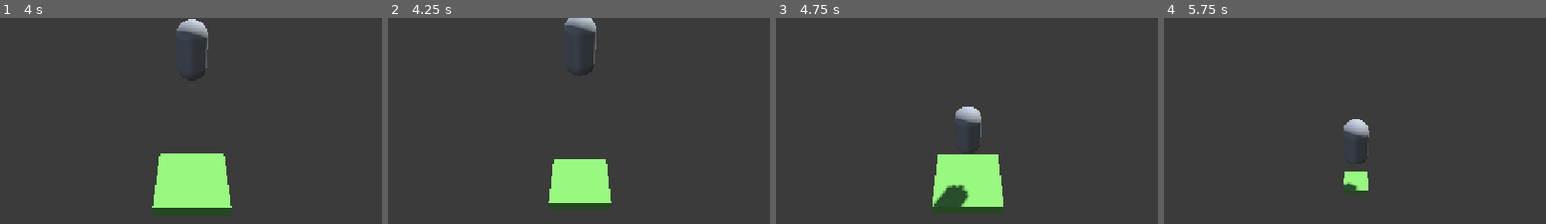
Above: before the commit, frames 1-4 (left to right).
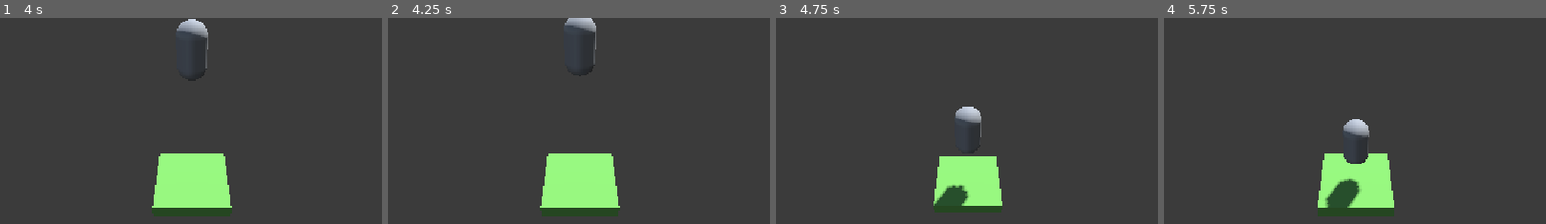
Above: after the commit, the same moments.

Repository: ChristiannYa/sky-pogo
Game: Godot game, scene res://scenes/game/game.tscn
Same seed, same stepped clock (60 frames per second), same inputs: the game is played once before the commit and once after it. A sky picture missing from this copy of the repository is replaced by a grey-blue gradient.
Inputs:
- Up to frame 1 (4 s): no input
- Up to frame 2 (4.25 s): no input
- Up to frame 3 (4.75 s): no input
- Up to frame 4 (5.75 s): no input
The pictures show only the part of the screen within x 25-75%, y 30-80%; the shares and areas given below are measured in that part.

Frame 1 is identical in both runs. In frame 2, 2.4% of the frame differs, in the area x 39-61%, y 65-97%; in frame 3, 0.5%; in frame 4, 4.4%, in the area x 40-61%, y 65-97%.

Commit message:
08-platform-hit

Diff:
--- a/scenes/platform/platform.gd
+++ b/scenes/platform/platform.gd
@@ -1,7 +1,13 @@
 extends Node3D
 
 
+@export var wait_time = 4.0
+
 @onready var animation_player: AnimationPlayer = $AnimationPlayer
+@onready var timer: Timer = $Timer
+
+
+var _is_hit = false
 
 
 func _on_timer_timeout():
@@ -9,3 +15,8 @@
 
 func _on_animation_player_animation_finished(anim_name: StringName) -> void:
 	if anim_name == "vanish": queue_free()
+
+func _on_area_3d_body_entered(body: Node3D) -> void:
+	if body is Player and not _is_hit:
+		_is_hit = true
+		timer.start(wait_time * randf_range(0.75, 1.2))
--- a/scenes/platform/platform.tscn
+++ b/scenes/platform/platform.tscn
@@ -50,6 +50,10 @@
 &"vanish": SubResource("Animation_7j252")
 }
 
+[sub_resource type="CylinderShape3D" id="CylinderShape3D_ijv05"]
+height = 0.3
+radius = 1.4
+
 [node name="Platform" type="Node3D" unique_id=1091446454]
 script = ExtResource("1_8pv2r")
 
@@ -64,10 +68,16 @@
 [node name="Timer" type="Timer" parent="." unique_id=1753586983]
 wait_time = 4.0
 one_shot = true
-autostart = true
 
 [node name="AnimationPlayer" type="AnimationPlayer" parent="." unique_id=1481406506]
 libraries/ = SubResource("AnimationLibrary_34mie")
 
+[node name="Area3D" type="Area3D" parent="." unique_id=796632850]
+transform = Transform3D(1, 0, 0, 0, 1, 0, 0, 0, 1, 0, 0.21430105, 0)
+
+[node name="CollisionShape3D" type="CollisionShape3D" parent="Area3D" unique_id=1635308403]
+shape = SubResource("CylinderShape3D_ijv05")
+
 [connection signal="timeout" from="Timer" to="." method="_on_timer_timeout"]
 [connection signal="animation_finished" from="AnimationPlayer" to="." method="_on_animation_player_animation_finished"]
+[connection signal="body_entered" from="Area3D" to="." method="_on_area_3d_body_entered"]
